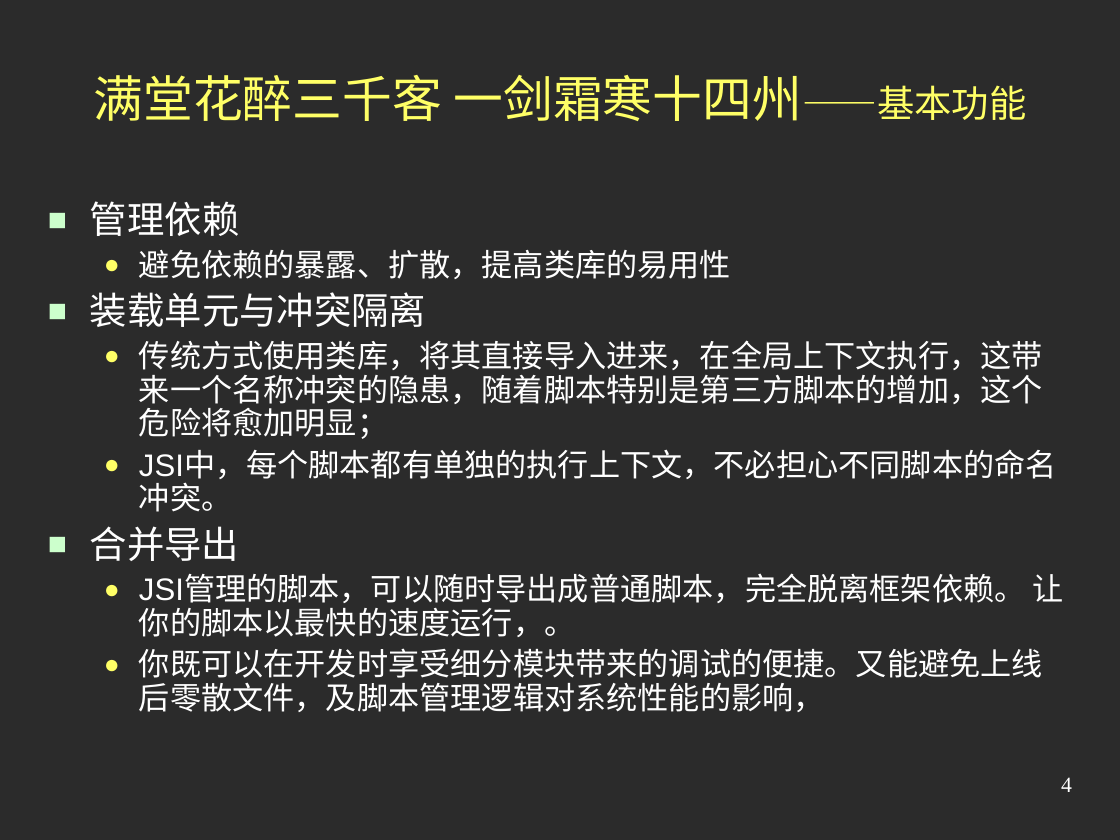
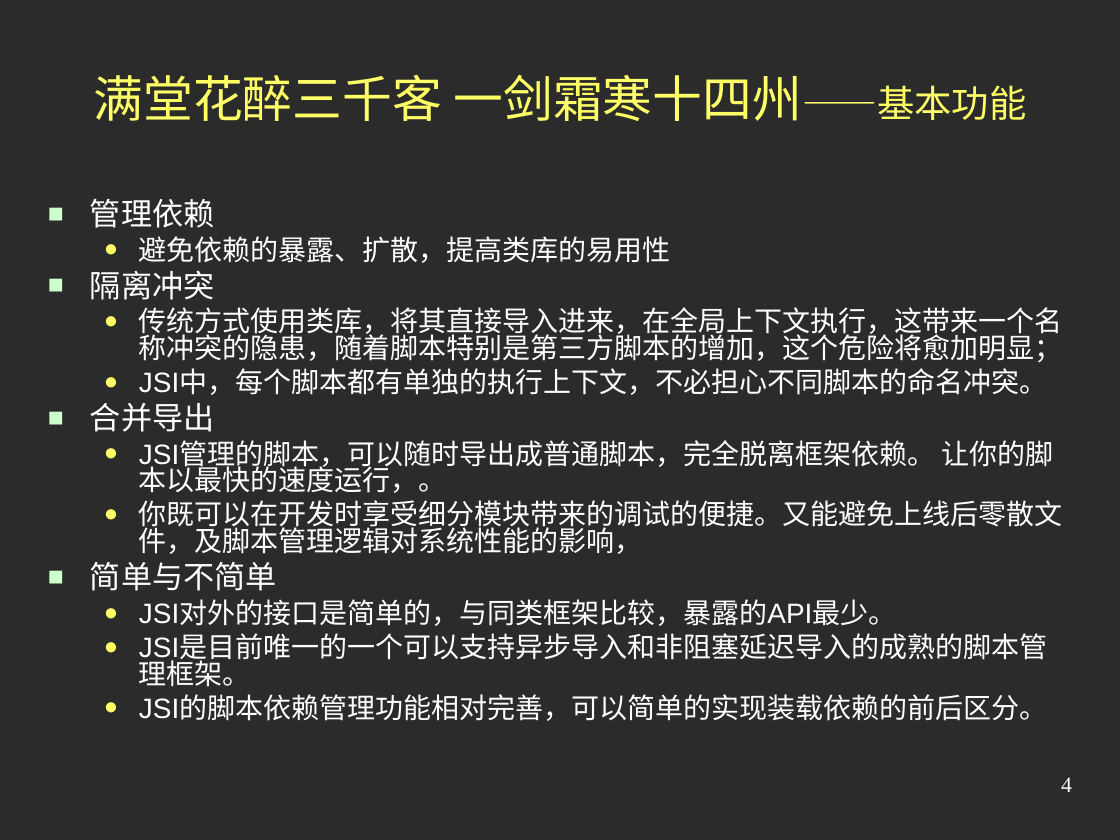
Before and after one commit to austgl/jsi, a slide deck: slide 4 of JSI2/web/doc/Preview2.ppt. Drawn at 1120x840 pixels with LibreOffice and Linux fonts; fonts in the diff are those of the drawing; background and template pictures are left out; a plain dark background stands for a picture behind light text. Boxes give left, top, right and bottom in pixels: in the first picture for what was removed or moved away, otherwise in the second. Text is boxed around its words. In the diff, an @@ line names an element or a change of style, - is before the commit and + after.

```diff
--- a/JSI2/web/doc/Preview2.ppt
+++ b/JSI2/web/doc/Preview2.ppt
@@ text at (x1=90, y1=199, x2=1063, y2=554): size 24 to 20 pt in "管理依赖", "合并导出"; size 20 to 18 pt in "避免依赖的暴露、扩散，提高类库的易用性", "传统方式使用类库，将其直接导入进来，在全局上下文执行，这带来一个名称冲突的隐患，随着脚本特别是第三方脚本的增加，这个危险 ...", "JSI中，每个脚本都有单独的执行上下文，不必担心不同脚本的命名冲突。", "JSI管理的脚本，可以随时导出成普通脚本，完全脱离框架依赖。 让你的脚本以最快的速度运行，。" and 1 more places; line spacing 0.9 to 0.8; less space between paragraphs @@
@@ text at (x1=90, y1=270, x2=215, y2=300): text changed; size 24 to 20 pt @@
-■ 装载单元与冲突隔离
+■ 隔离冲突
@@ text at (x1=90, y1=562, x2=1047, y2=721): paragraphs added @@
+■ 简单与不简单
+  ● JSI对外的接口是简单的，与同类框架比较，暴露的API最少。
+  ● JSI是目前唯一的一个可以支持异步导入和非阻塞延迟导入的成熟的脚本管理框架。
+  ● JSI的脚本依赖管理功能相对完善，可以简单的实现装载依赖的前后区分。
```
Also in this commit, not shown: 4 other slides changed.
